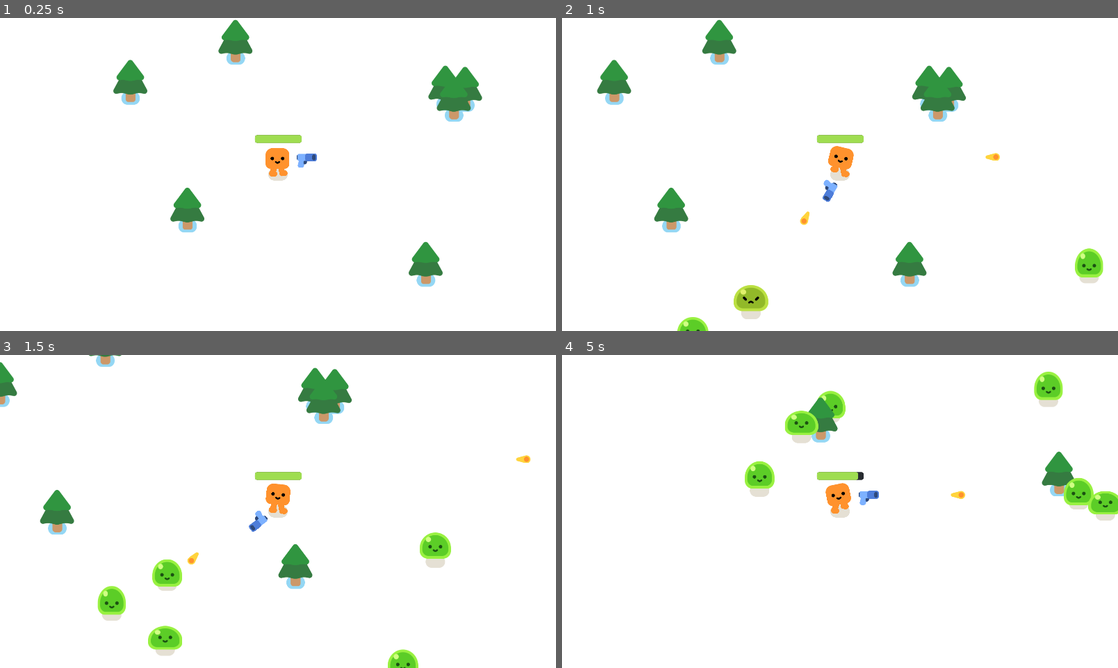
Above: before the commit, frames 1-4 (two rows, left to right).
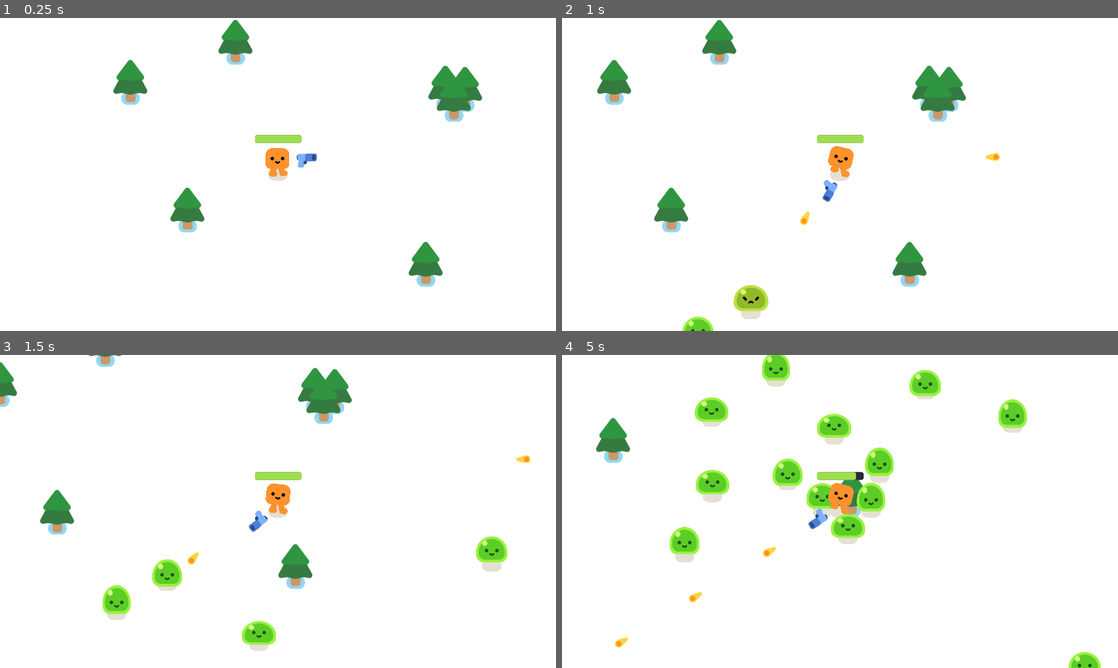
Above: after the commit, the same moments.

Repository: jferris72/gd-2d-tutorial
Game: Godot game, scene res://survivors_game.tscn
Same seed, same stepped clock (60 frames per second), same inputs: the game is played once before the commit and once after it.
Inputs:
- Up to frame 1 (0.25 s): no input
- Up to frame 2 (1 s): hold D (move_right) from 0.53 s (still down)
- Up to frame 3 (1.5 s): release D (move_right) at 1.28 s; hold S (move_down) from 1.28 s (still down)
- Up to frame 4 (5 s): release S (move_down) at 2.03 s; hold D (move_right) 2.03-2.78 s; hold W (move_up) 2.78-3.53 s; hold A (move_left) from 3.53 s (still down)

Frame 1 is identical in both runs. In frame 2, 0.6% of the frame differs, in the area x 20-98%, y 73-100%; in frame 3, 2.5%; in frame 4, 10%, in the area x 6-100%, y 0-100%.

Commit message:
Game over screen, tutorial done

Diff:
--- a/2d-project-start/survivors_game.gd
+++ b/2d-project-start/survivors_game.gd
@@ -10,3 +10,8 @@
 
 func _on_mob_spawn_timer_timeout():
 	spawn_mob()
+
+
+func _on_player_health_depleted():
+	%GameOver.visible = true
+	get_tree().paused = true
--- a/2d-project-start/survivors_game.tscn
+++ b/2d-project-start/survivors_game.tscn
@@ -27,6 +27,16 @@
 [node name="Player" parent="." instance=ExtResource("1_y3pti")]
 position = Vector2(889, 542)
 
+[node name="Path2D" type="Path2D" parent="Player"]
+position = Vector2(-891.763, -522.087)
+scale = Vector2(1.00134, 0.983837)
+curve = SubResource("Curve2D_qqaft")
+
+[node name="PathFollow2D" type="PathFollow2D" parent="Player/Path2D"]
+unique_name_in_owner = true
+position = Vector2(-124, -177)
+rotation = -0.00646642
+
 [node name="StaticBody2D" parent="." instance=ExtResource("2_l26od")]
 position = Vector2(380, 278)
 
@@ -48,18 +58,37 @@
 [node name="StaticBody2D7" parent="." instance=ExtResource("2_l26od")]
 position = Vector2(1497, 337)
 
-[node name="Path2D" type="Path2D" parent="."]
-position = Vector2(-2.76332, 19.9129)
-scale = Vector2(1.00134, 0.983837)
-curve = SubResource("Curve2D_qqaft")
-
-[node name="PathFollow2D" type="PathFollow2D" parent="Path2D"]
-unique_name_in_owner = true
-position = Vector2(-124, -177)
-rotation = -0.00646642
-
 [node name="MobSpawnTimer" type="Timer" parent="."]
 wait_time = 0.291
 autostart = true
 
+[node name="GameOver" type="CanvasLayer" parent="."]
+unique_name_in_owner = true
+visible = false
+
+[node name="ColorRect" type="ColorRect" parent="GameOver"]
+anchors_preset = 15
+anchor_right = 1.0
+anchor_bottom = 1.0
+grow_horizontal = 2
+grow_vertical = 2
+color = Color(0, 0, 0, 0.529412)
+
+[node name="Label" type="Label" parent="GameOver/ColorRect"]
+layout_mode = 1
+anchors_preset = 8
+anchor_left = 0.5
+anchor_top = 0.5
+anchor_right = 0.5
+anchor_bottom = 0.5
+offset_left = -43.5
+offset_top = -11.5
+offset_right = 43.5
+offset_bottom = 11.5
+grow_horizontal = 2
+grow_vertical = 2
+theme_override_font_sizes/font_size = 80
+text = "Game Over"
+
+[connection signal="health_depleted" from="Player" to="." method="_on_player_health_depleted"]
 [connection signal="timeout" from="MobSpawnTimer" to="." method="_on_mob_spawn_timer_timeout"]
